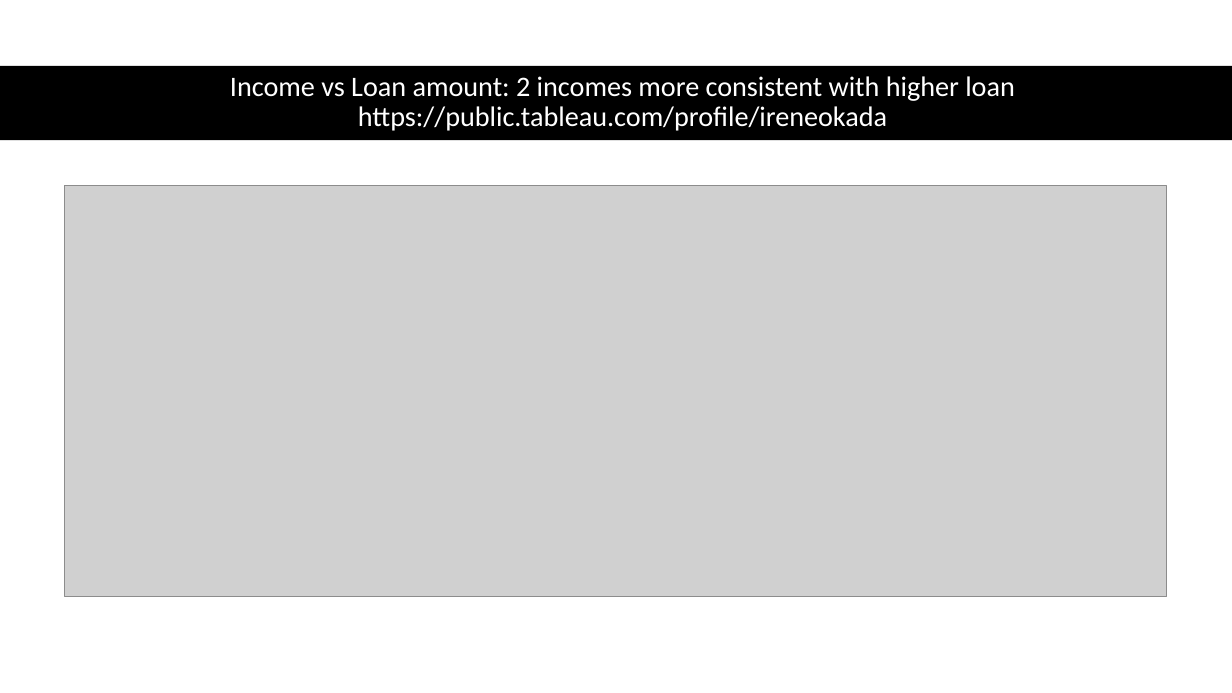
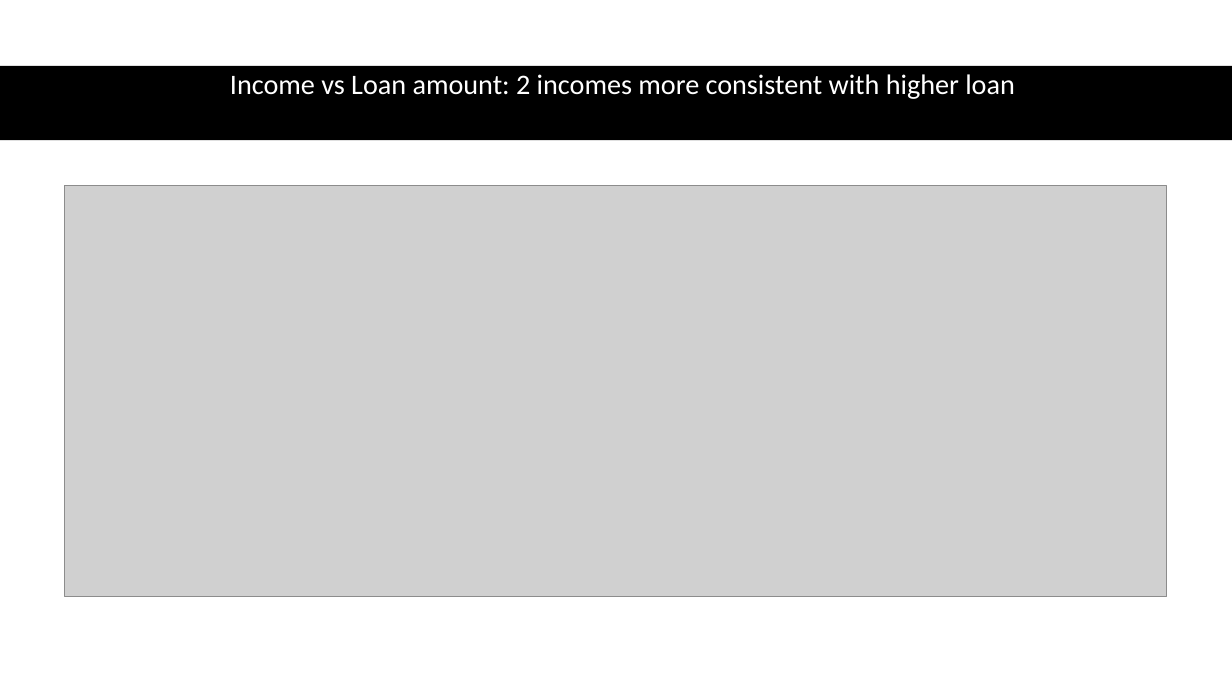
Before and after one commit to diazdez/Project-3, a slide deck: slide 4 of Loan approval project 3.pptx. Drawn at 1232x693 pixels with LibreOffice and Linux fonts; fonts in the diff are those of the drawing; grey boxes stand for pictures. Boxes give left, top, right and bottom in pixels: in the first picture for what was removed or moved away, otherwise in the second. Text is boxed around its words. In the diff, an @@ line names an element or a change of style, - is before the commit and + after.

```diff
--- a/Loan approval project 3.pptx
+++ b/Loan approval project 3.pptx
@@ title at (230, 74, 1015, 99): text changed @@
-Income vs Loan amount: 2 incomes more consistent with higher loan
-https://public.tableau.com/profile/ireneokada
+Income vs Loan amount: 2 incomes more consistent with higher loan
```
Also in this commit, not shown: 3 other slides changed.
